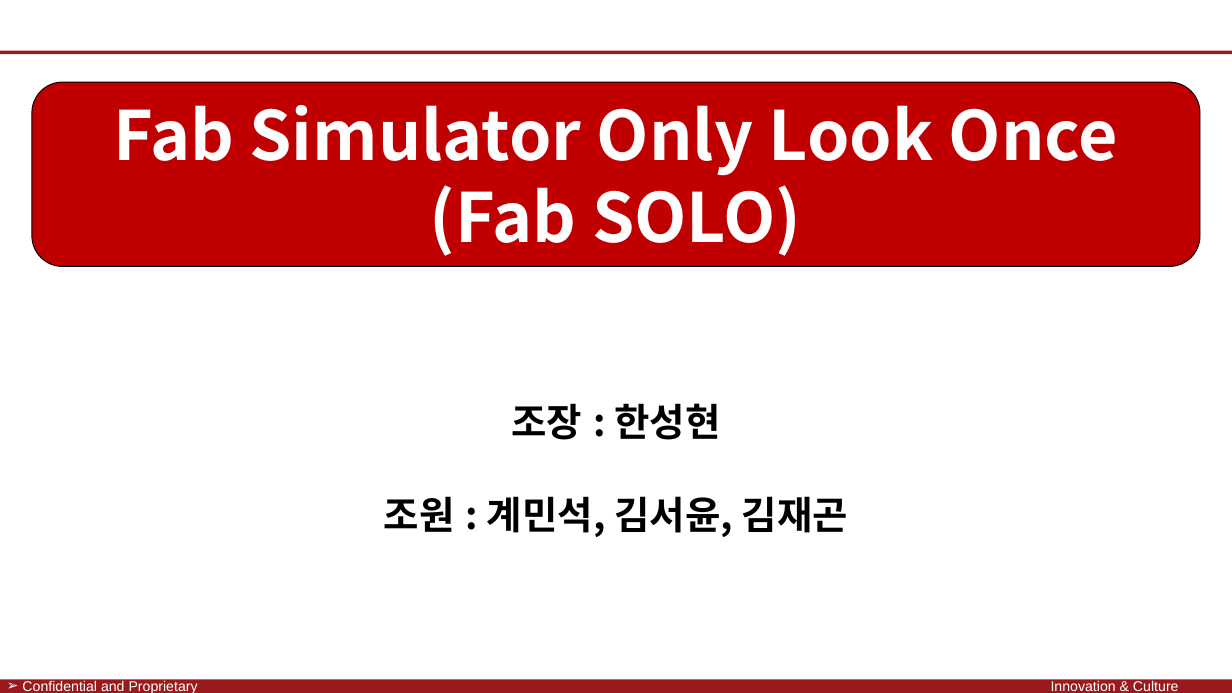
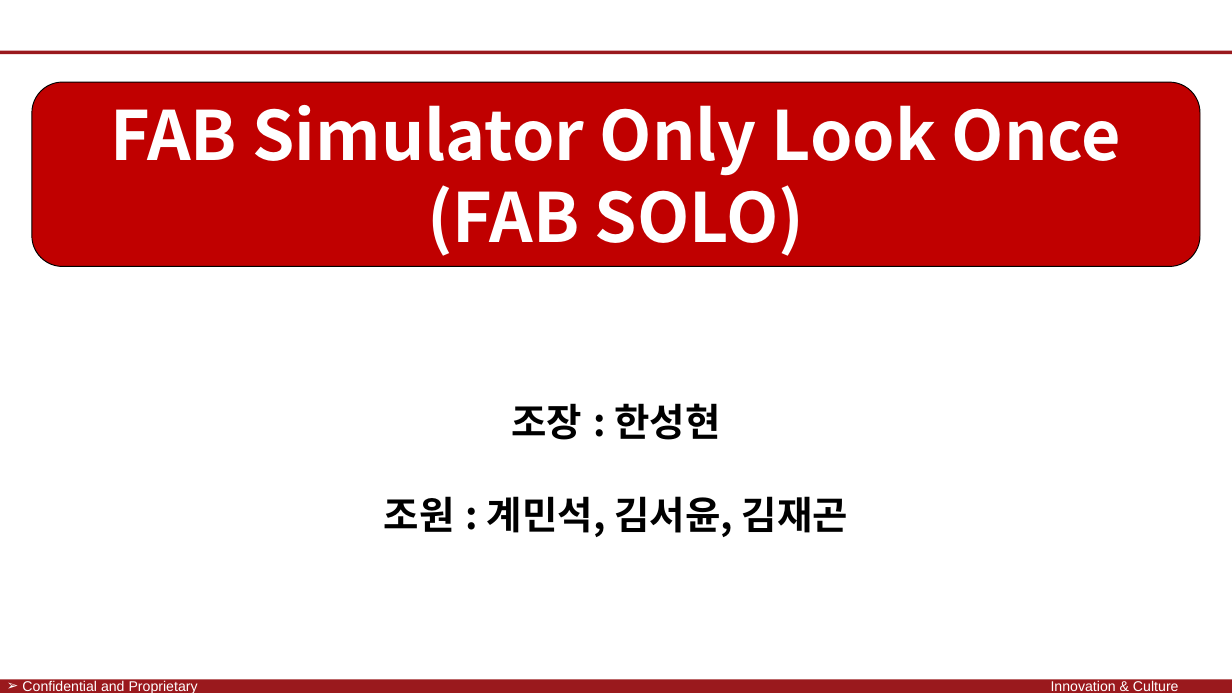
Before and after one commit to SaintSeong/JusungProject, a slide deck: slide 1 of A조 발표/A조 발표.pptx. Drawn at 1232x693 pixels with LibreOffice and Linux fonts; fonts in the diff are those of the drawing; background and template pictures are left out. Boxes give left, top, right and bottom in pixels: in the first picture for what was removed or moved away, otherwise in the second. Text is boxed around its words. In the diff, an @@ line names an element or a change of style, - is before the commit and + after.

```diff
--- a/A조 발표/A조 발표.pptx
+++ b/A조 발표/A조 발표.pptx
@@ text at [110,105,1121,256]: text changed @@
-Fab Simulator Only Look Once
-(Fab SOLO)
+FAB Simulator Only Look Once
+(FAB SOLO)
```
Also in this commit, not shown: 2 other slides changed, 1 other file.
